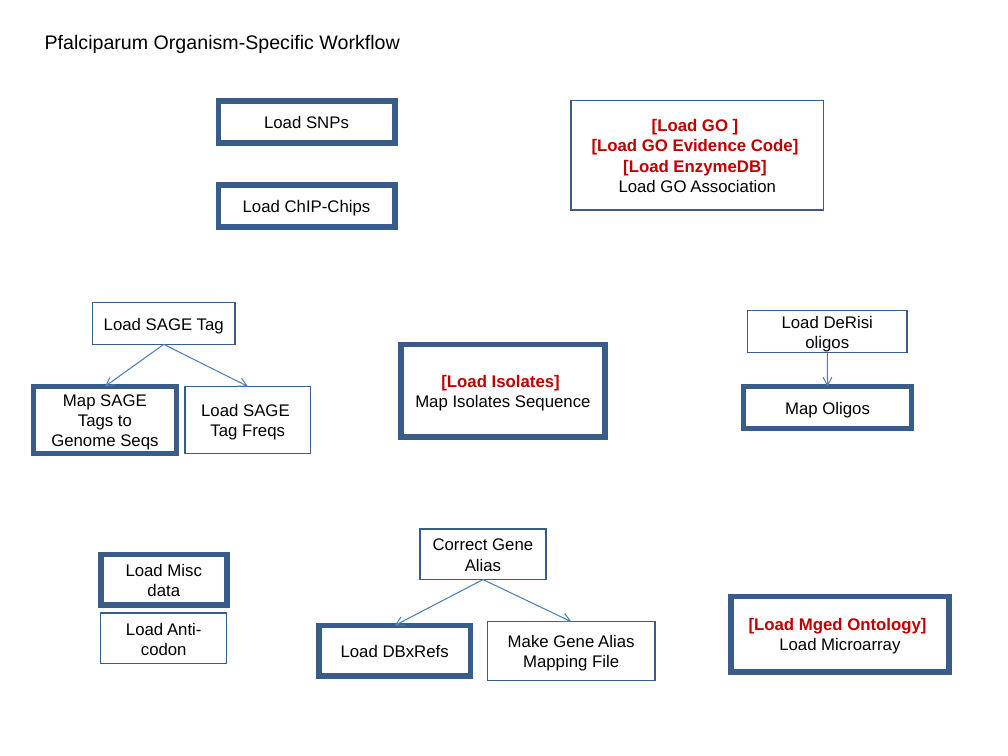
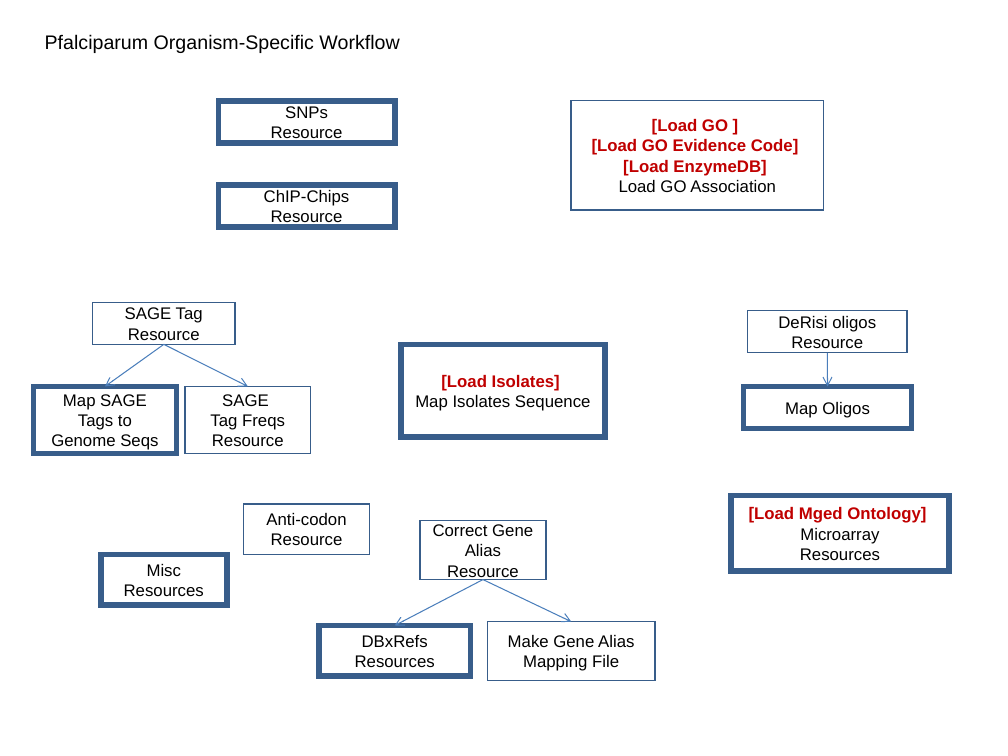
Before and after one commit to VEuPathDB/ApiCommonWorkflow, a slide deck: slide 10 of Main/doc/IntegratedWorkflow.ppt. Drawn at 1008x756 pixels with LibreOffice and Linux fonts; fonts in the diff are those of the drawing. Boxes give left, top, right and bottom in pixels: in the first picture for what was removed or moved away, otherwise in the second. Text is boxed around its words. In the diff, an @@ line names an element or a change of style, - is before the commit and + after.

Commit message:
rename resources steps to use Resource

```diff
--- a/Main/doc/IntegratedWorkflow.ppt
+++ b/Main/doc/IntegratedWorkflow.ppt
@@ text in rectangle at box(271, 106, 343, 142): text changed @@
-Load SNPs
+SNPs
+Resource
@@ text in rectangle at box(264, 190, 350, 226): text changed @@
-Load ChIP-Chips
+ChIP-Chips
+Resource
@@ text in rectangle at box(125, 307, 203, 340): text changed @@
-Load SAGE Tag
+SAGE Tag
+Resource
@@ text in rectangle at box(778, 316, 876, 348): text changed @@
-Load DeRisi oligos
+DeRisi oligos
+Resource
@@ text in rectangle at box(222, 394, 269, 406): text changed @@
-Load SAGE
+SAGE
@@ text in rectangle at box(212, 434, 284, 446): paragraph added @@
+Resource
@@ rectangle "Anti-codon": place and size @@
-rectangle "Anti-codon" at box(101, 613, 227, 663)
+rectangle "Anti-codon" at box(244, 504, 370, 554)
@@ rectangle "[Load Mged Ontology]": place and size @@
-rectangle "[Load Mged Ontology]" at box(731, 597, 950, 672)
+rectangle "[Load Mged Ontology]" at box(731, 496, 950, 572)
@@ text in rectangle at box(266, 513, 346, 545): text changed @@
-Load Anti-codon
+Anti-codon
+Resource
@@ rectangle "Correct Gene Alias": place and size @@
-rectangle "Correct Gene Alias" at box(420, 529, 546, 580)
+rectangle "Correct Gene Alias" at box(420, 521, 546, 580)
@@ text in rectangle at box(800, 528, 880, 560): text changed @@
-Load Microarray
+Microarray
+Resources
@@ text in rectangle at box(124, 564, 204, 596): text changed @@
-Load Misc data
+Misc
+Resources
@@ text in rectangle at box(447, 565, 519, 581): paragraph added @@
+Resource
@@ text in rectangle at box(355, 635, 435, 667): text changed @@
-Load DBxRefs
+DBxRefs
+Resources
```
Also in this commit, not shown: 4 other slides changed.
